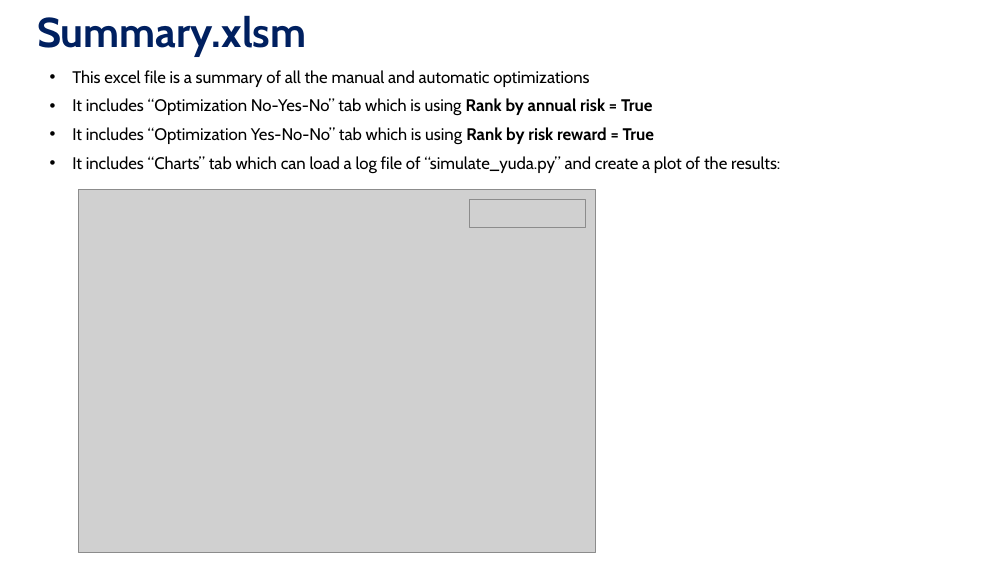
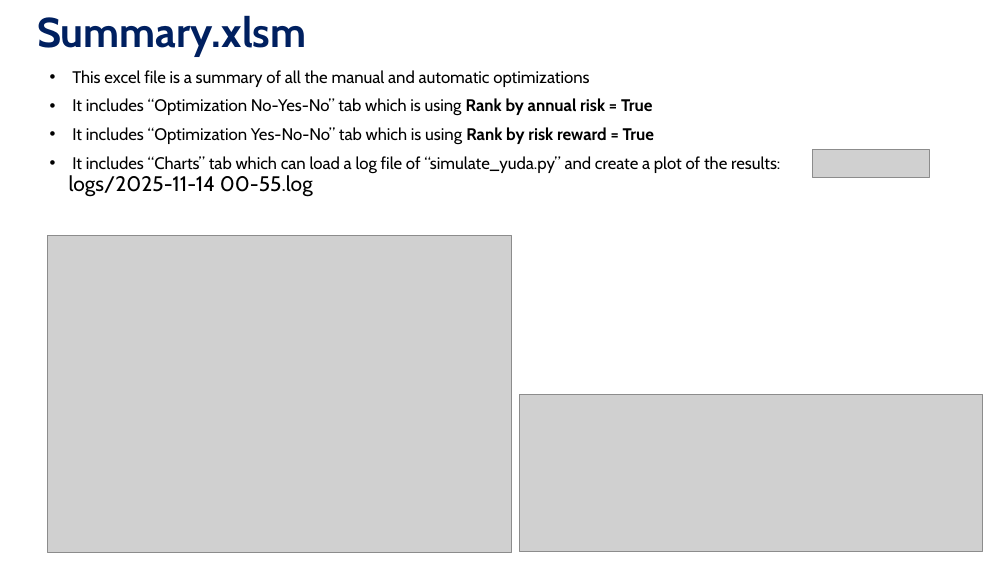
Before and after one commit to etayluz1/option_trading, a slide deck: slide 14 of Option Trading.pptx. Drawn at 1008x567 pixels with LibreOffice and Linux fonts; fonts in the diff are those of the drawing; grey boxes stand for pictures. Boxes give left, top, right and bottom in pixels: in the first picture for what was removed or moved away, otherwise in the second. Text is boxed around its words. In the diff, an @@ line names an element or a change of style, - is before the commit and + after.

```diff
--- a/Option Trading.pptx
+++ b/Option Trading.pptx
@@ text at (69,156,780,197): text changed @@
-• It includes “Charts” tab which can load a log file of “simulate_yuda.py” and create a plot of the results:
+• It includes “Charts” tab which can load a log file of “simulate_yuda.py” and create a plot of the results:
+  logs/2025-11-14 00-55.log
@@ picture: place and size @@
-picture at (470,200,586,227)
+picture at (813,150,929,177)
@@ picture: place and size @@
-picture at (79,189,596,553)
+picture at (48,235,512,553)
@@ picture added at (520,394,983,551) @@
```
Also in this commit, not shown: 1 other slide changed, 3 other files.
